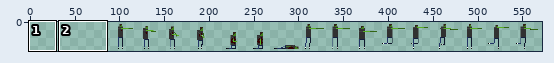
A sprite sheet gets an edit: core/assets/textures/packed/pack4.png. Above, an overview of the earlier version with the close-up marked.
Close-up. Earlier state:
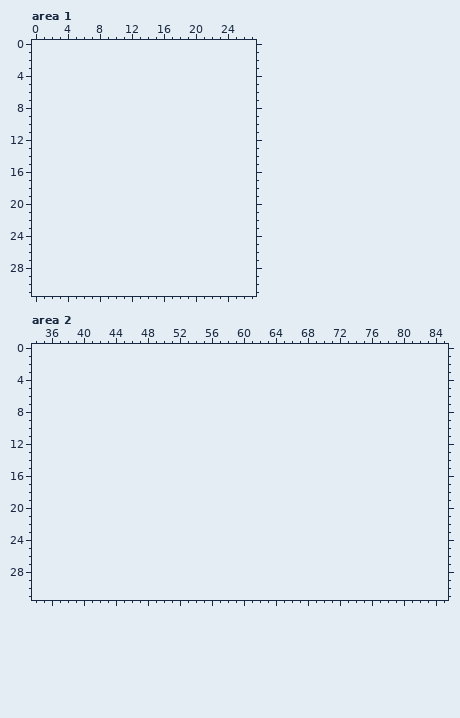
The file is 512x32 pixels. Shown: area 1: x 0..27, y 0..31; area 2: x 34..85, y 0..31. The old version is drawn lined up with the new one, on the new canvas. The wide view leaves out empty margins.
Palette (. is transparent): 
After the commit:
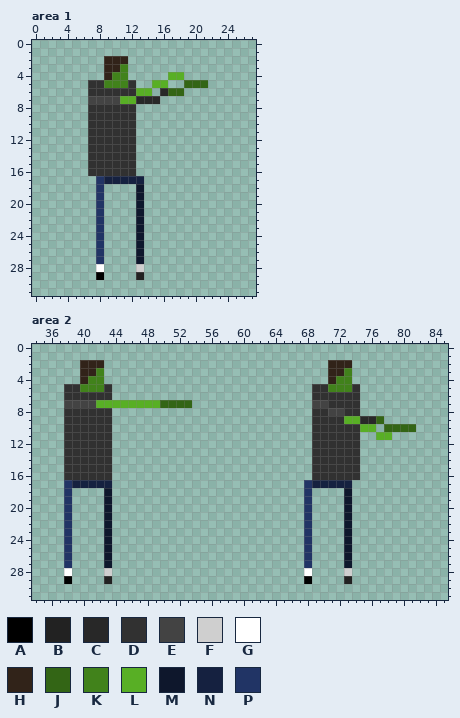
Colours new in this view: A #000000  B #222222  C #282828  D #313131  E #434343  F #cfcfcf  G #ffffff  H #312319  J #336515  K #41821b  L #58af25  M #0e172c  N #152140  P #213465
The exact change:
canvas 512x32 -> 1024x32, the old top-left corner now at 90,0
Changed rows in their new state; - is an unchanged pixel.
Area 1:
first column x 7:
 2 --HHH----------
 3 --HHK----------
 4 --HKK-----LL---
 5 DDKKKD--LL--JJJ
 6 DDDDDDLL-CJJ---
 7 EEEELLCCC------
 8 DDDDDD---------
 9 DDDDDD---------
10 DDDDDD---------
11 DDDDDD---------
12 DDDDDD---------
13 DDDDDD---------
14 DDDDDD---------
15 DDDDDD---------
16 DDDDDD---------
17 -PNNNNN--------
18 -P----M--------
19 -P----M--------
20 -P----M--------
21 -P----M--------
22 -P----M--------
23 -P----M--------
24 -P----M--------
25 -P----M--------
26 -P----M--------
27 -P----M--------
28 -G----F--------
29 -A----B--------
Area 2:
first column x 38:
 2 --HHH----------------------------HHH--------
 3 --HHK----------------------------HHK--------
 4 --HKK----------------------------HKK--------
 5 DDKKKD-------------------------DDKKKD-------
 6 DDDDDD-------------------------DDDDDD-------
 7 EEEELLLLLLLLJJJJ---------------EEDDDD-------
 8 DDDDDD-------------------------DDEEDD-------
 9 DDDDDD-------------------------DDDDLLCCJ----
10 DDDDDD-------------------------DDDDDDLL-JJJJ
11 DDDDDD-------------------------DDDDDD--LL---
12 DDDDDD-------------------------DDDDDD-------
13 DDDDDD-------------------------DDDDDD-------
14 DDDDDD-------------------------DDDDDD-------
15 DDDDDD-------------------------DDDDDD-------
16 DDDDDD-------------------------DDDDDD-------
17 PNNNNN------------------------PNNNNN--------
18 P----M------------------------P----M--------
19 P----M------------------------P----M--------
20 P----M------------------------P----M--------
21 P----M------------------------P----M--------
22 P----M------------------------P----M--------
23 P----M------------------------P----M--------
24 P----M------------------------P----M--------
25 P----M------------------------P----M--------
26 P----M------------------------P----M--------
27 P----M------------------------P----M--------
28 G----F------------------------G----F--------
29 A----B------------------------A----B--------
Boxes around the changes in both close-ups, in picture pixels (x1, y1, x2, y2):
added: (88, 56, 208, 280)
added: (64, 360, 192, 584)
added: (304, 360, 416, 584)
